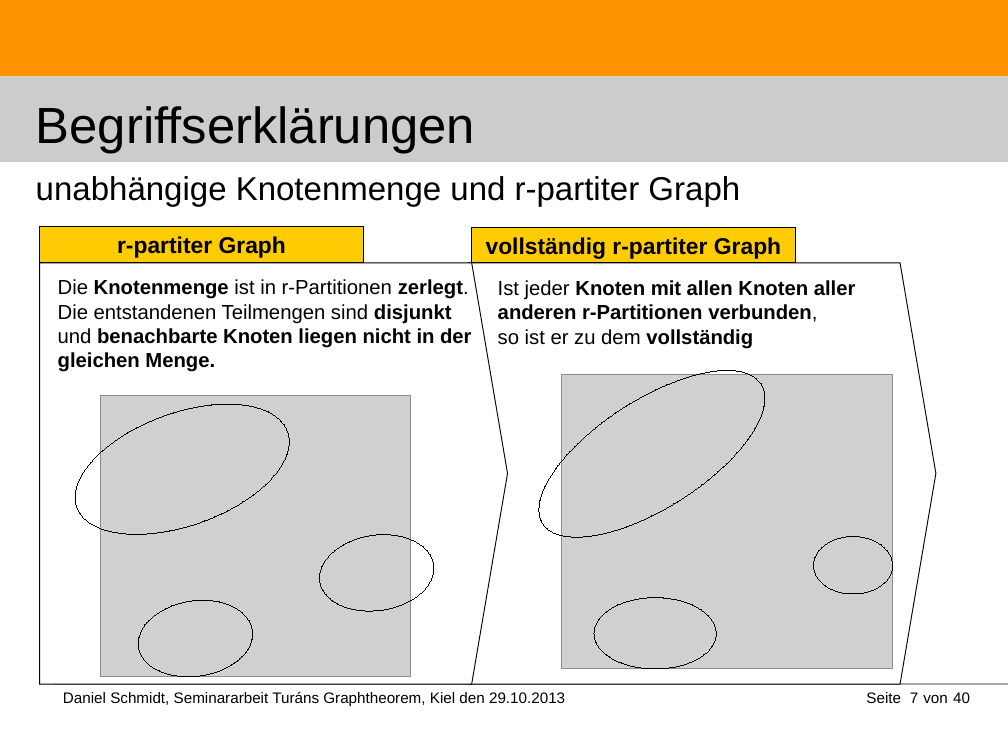
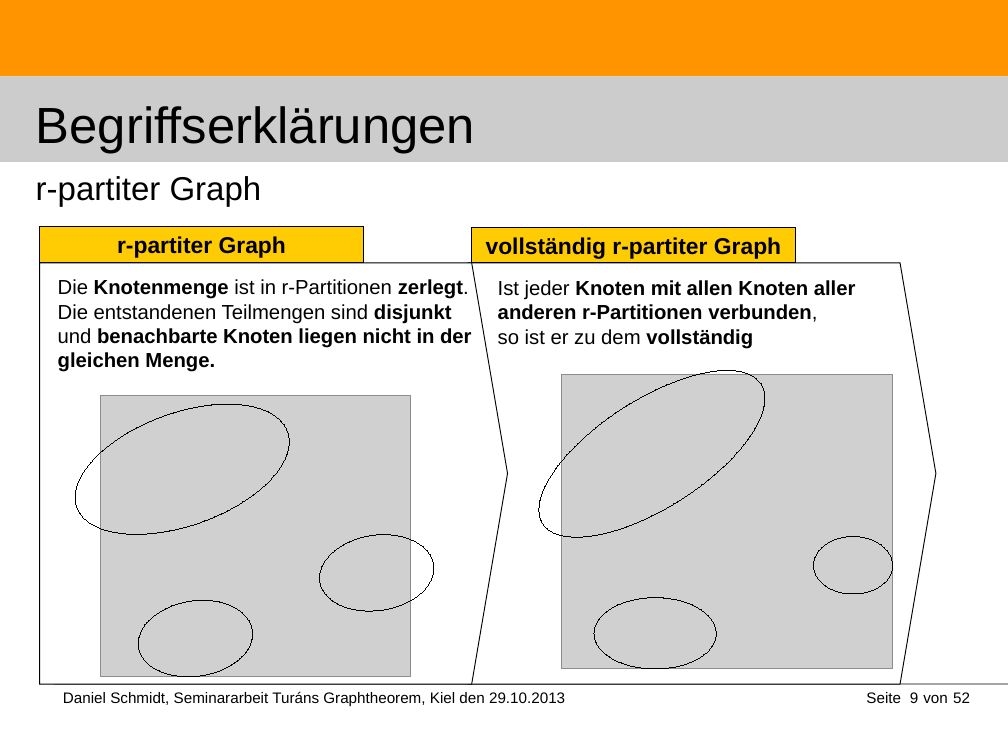
Before and after one commit to DanielMSchmidt/kombinatorik, a slide deck: slide 9 of Kombinatorik.odp (slide 7 before the commit). Drawn at 1008x756 pixels with LibreOffice and Linux fonts; fonts in the diff are those of the drawing; grey boxes stand for pictures. Boxes give left, top, right and bottom in pixels: in the first picture for what was removed or moved away, otherwise in the second. Text is boxed around its words. In the diff, an @@ line names an element or a change of style, - is before the commit and + after.

```diff
--- a/Kombinatorik.odp
+++ b/Kombinatorik.odp
@@ title at [36, 176, 262, 207]: text changed @@
-unabhängige Knotenmenge und r-partiter Graph
+r-partiter Graph
@@ page number at [910, 692, 918, 703]: text changed @@
-7
+9
@@ text at [953, 692, 970, 703]: text changed @@
-40
+52
```
Also in this commit, not shown: 38 other slides changed, 12 slides added, 24 other files.
